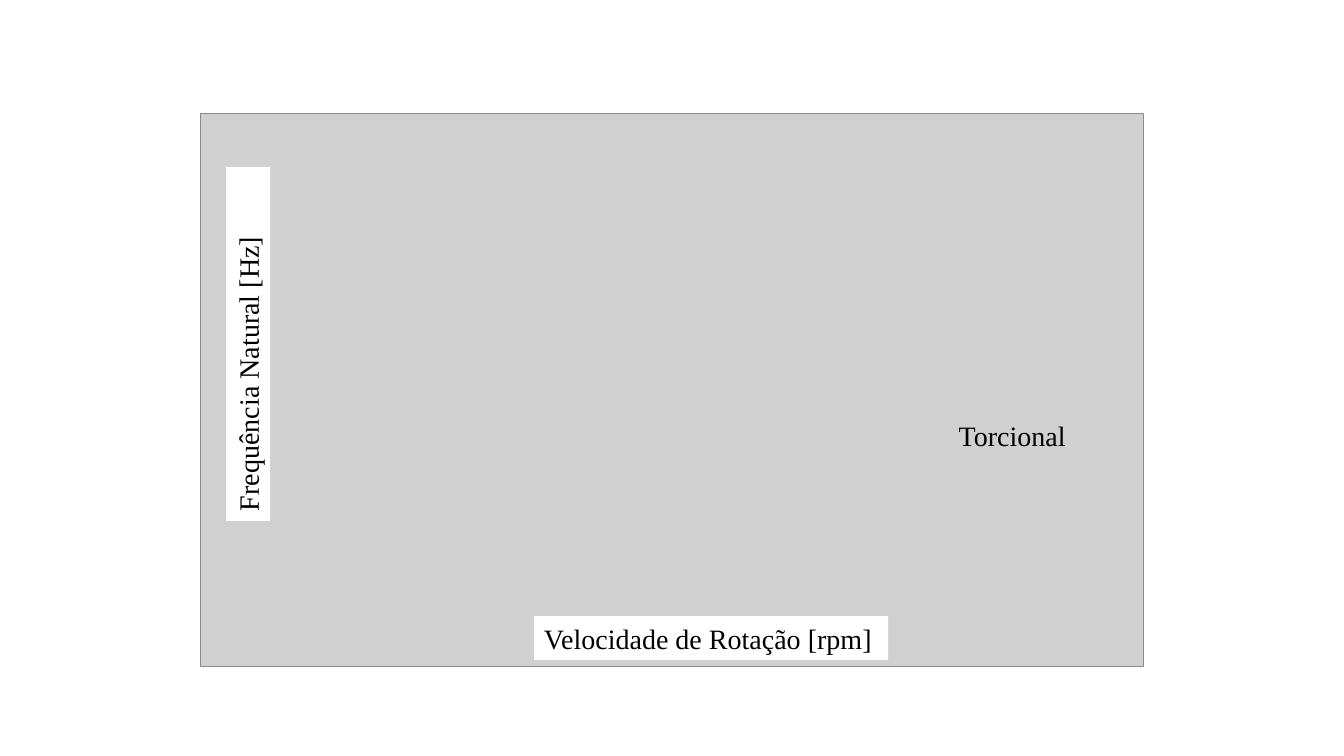
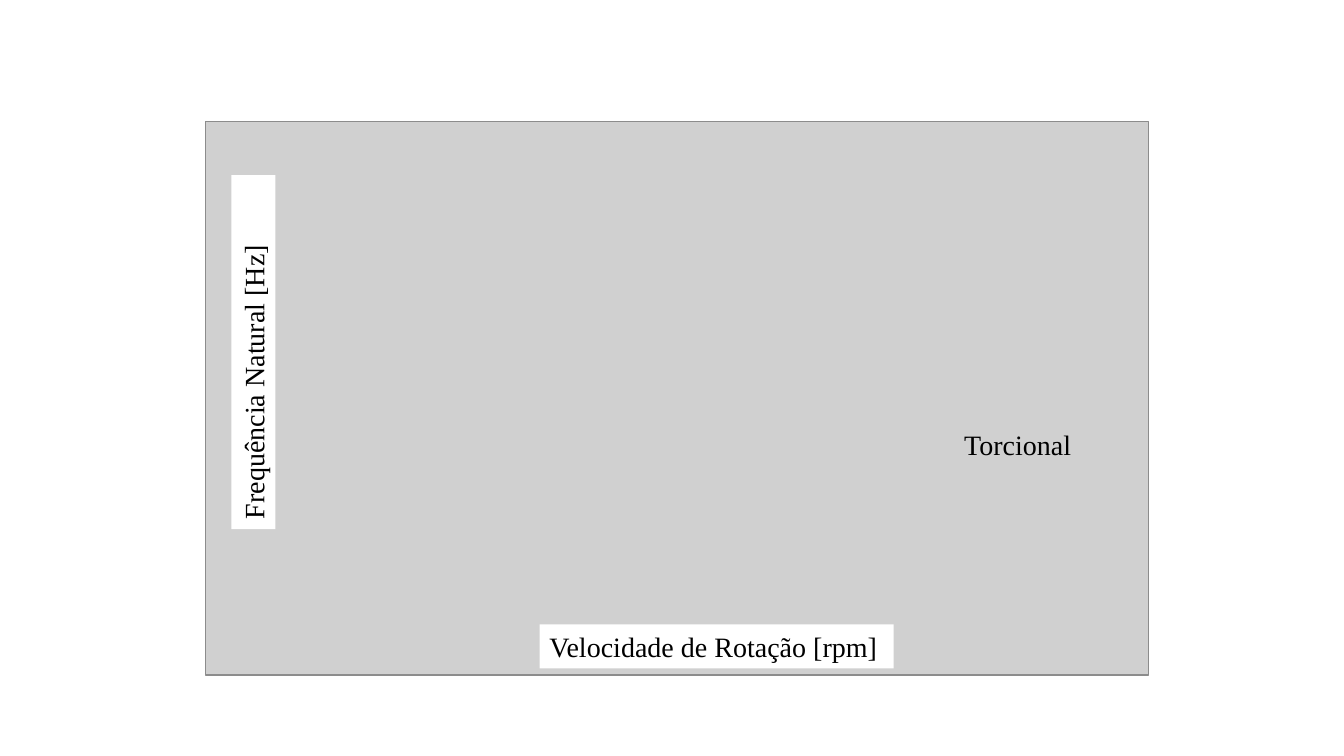
Before and after one commit to murilloabs/Master_Dissertation, a slide deck: slide 9 of DISSERTACAO/figuras/figures.pptx. Drawn at 1344x756 pixels with LibreOffice and Linux fonts; fonts in the diff are those of the drawing; grey boxes stand for pictures. Boxes give left, top, right and bottom in pixels: in the first picture for what was removed or moved away, otherwise in the second. Text is boxed around its words. In the diff, an @@ line names an element or a change of style, - is before the commit and + after.

```diff
--- a/DISSERTACAO/figuras/figures.pptx
+++ b/DISSERTACAO/figuras/figures.pptx
@@ rectangle added at <box>198,113,1157,683</box>, fill #FFFFFF, outline #FFFFFF 1.5 pt @@
@@ 2 rectangles, 1 picture, 1 text: place and size @@
-2 rectangles, 1 picture, 1 text at <box>201,113,1144,666</box>
+2 rectangles, 1 picture, 1 text at <box>206,122,1149,676</box>
```
Also in this commit, not shown: 1 slide added, 7 other files.
